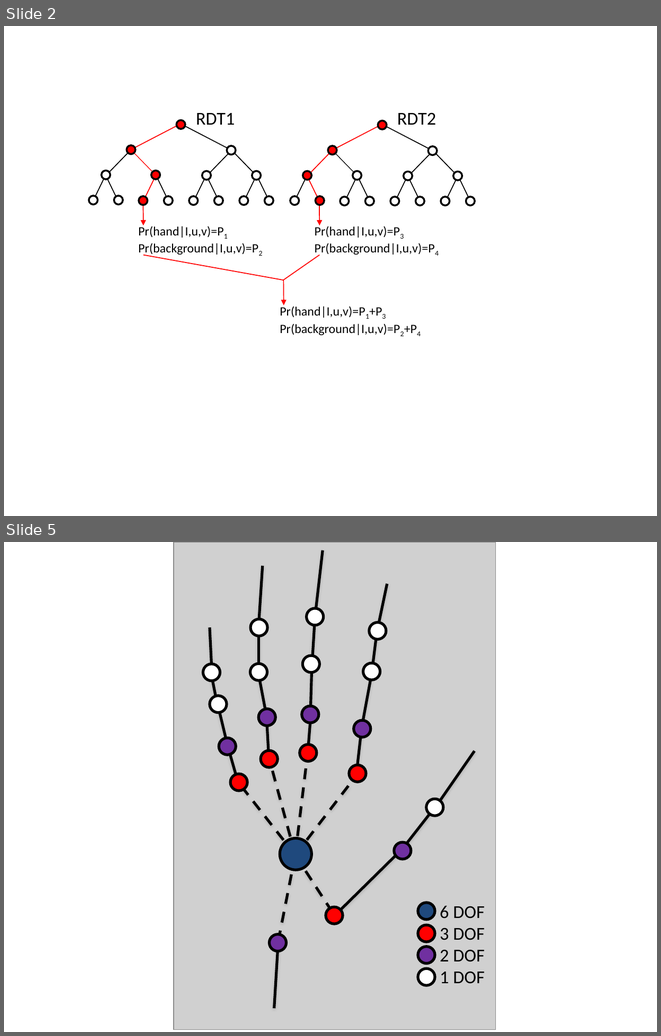
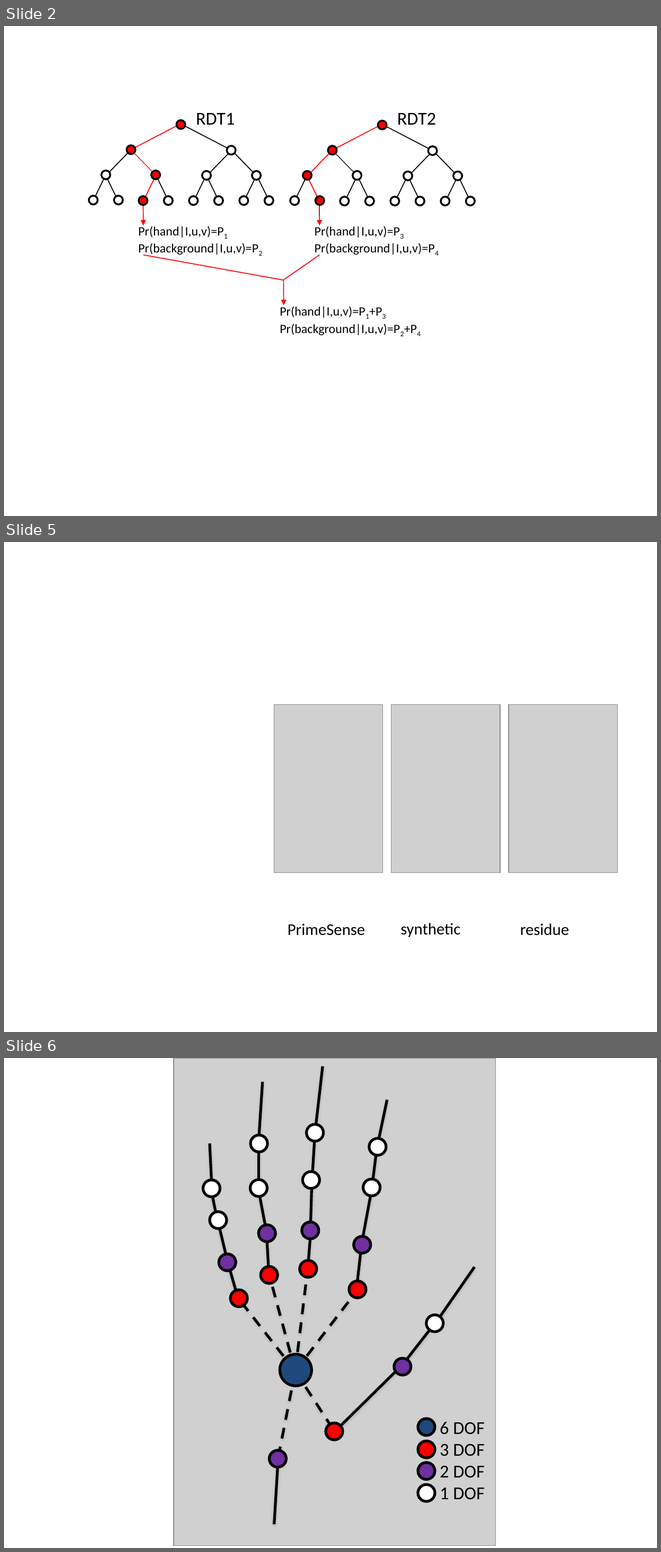
Before and after one commit to jonathantompson/KinectHands, a slide deck: TOG_Paper/figures.pptx. Shown one above the other, each under a label of ours: slides 2 and 5 before the commit, slides 2, 5 and 6 after it; the slides between them are not shown. The pictures are 661x1036 and 661x1552 pixels, drawn with LibreOffice and Linux fonts; fonts in the diff are those of the drawing; grey boxes stand for pictures. Boxes give left, top, right and bottom in pixels: in the first picture for what was removed or moved away, otherwise in the second. Text is boxed around its words. In the diff, an @@ line names an element or a change of style, - is before the commit and + after.

```diff
--- a/TOG_Paper/figures.pptx
+++ b/TOG_Paper/figures.pptx
@@ slide 5 added at (4, 542, 657, 1032), background #FFFFFF @@
@@ picture added at (274, 705, 383, 872) @@
@@ picture added at (391, 705, 500, 872) @@
@@ picture added at (509, 705, 618, 872) @@
@@ text added at (400, 923, 460, 937), 18 pt, text #000000 @@
+synthetic
@@ text added at (520, 923, 569, 935), 18 pt, text #000000 @@
+residue
@@ text added at (288, 924, 365, 935), 18 pt, text #000000 @@
+PrimeSense
@@ what was slide 5 is now slide 6 @@
```
Also in this commit, not shown: 2 slides changed, 1 other slide added, 1 slide removed, 27 other files.
